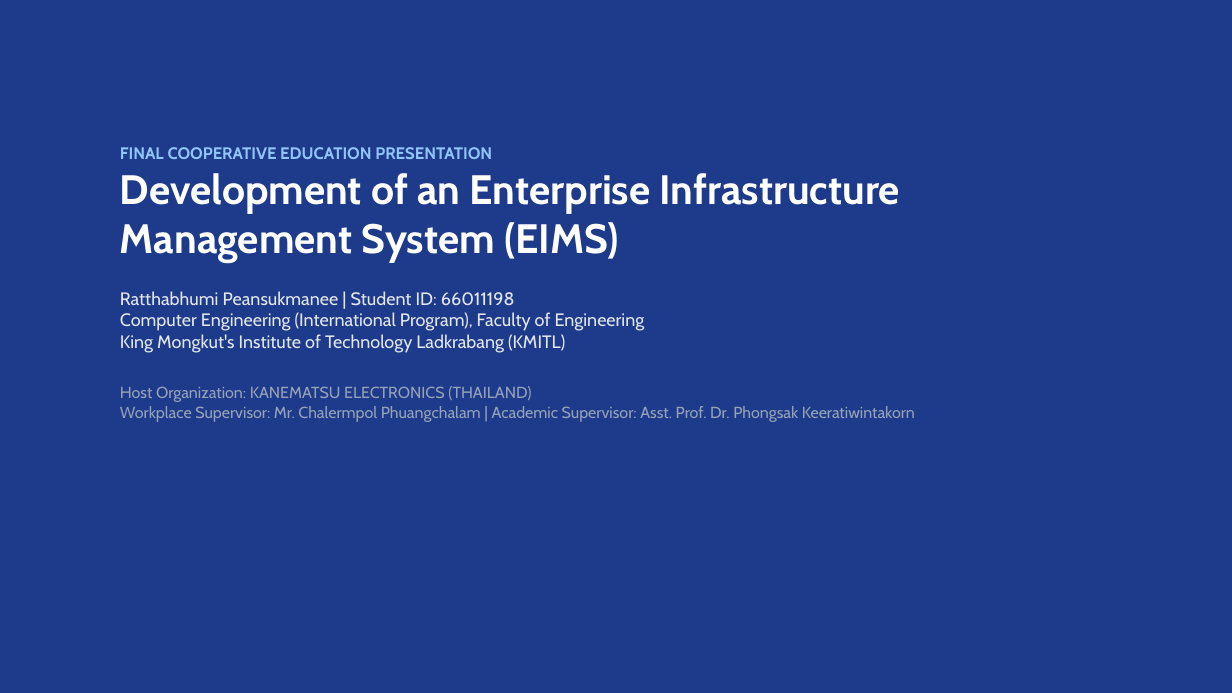
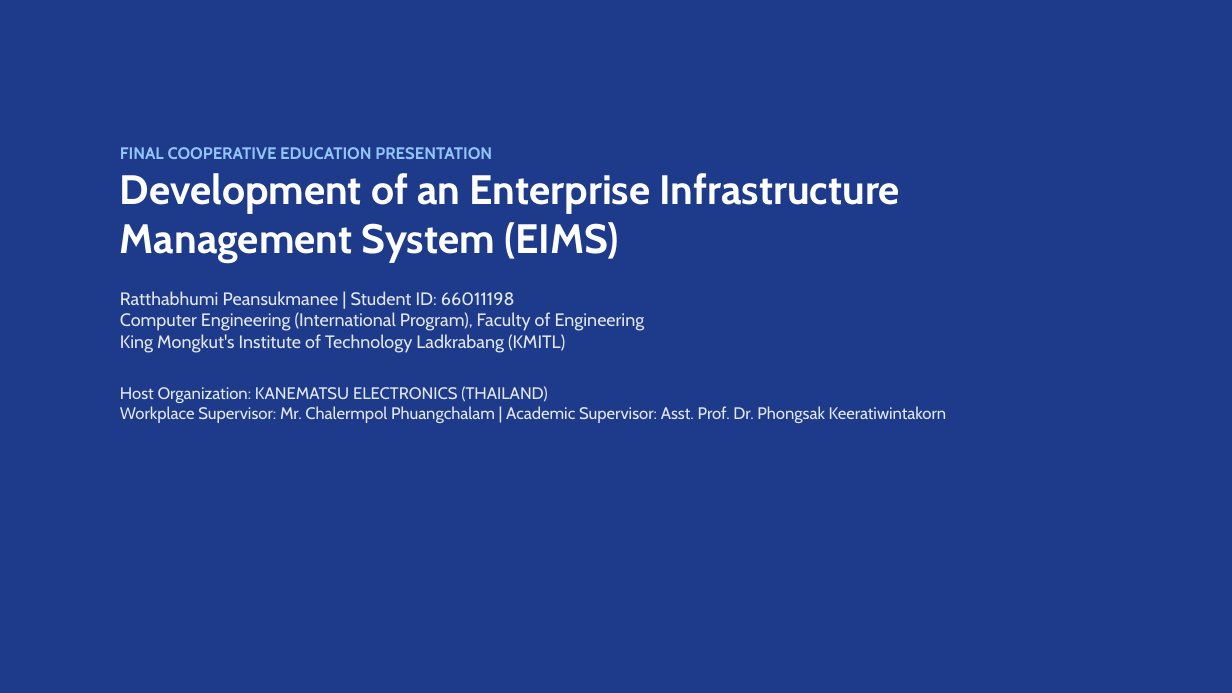
Before and after one commit to Ratthabhumi/EIMS, a slide deck: slide 1 of docs/presentation/EIMS_COOP_PRESENTATION_2026.pptx. Drawn at 1232x693 pixels with LibreOffice and Linux fonts; fonts in the diff are those of the drawing. Boxes give left, top, right and bottom in pixels: in the first picture for what was removed or moved away, otherwise in the second. Text is boxed around its words. In the diff, an @@ line names an element or a change of style, - is before the commit and + after.

```diff
--- a/docs/presentation/EIMS_COOP_PRESENTATION_2026.pptx
+++ b/docs/presentation/EIMS_COOP_PRESENTATION_2026.pptx
@@ text at bbox=[120, 386, 947, 423]: size 12.5 to 13 pt, text colour #94A3B8 to #E2E8F0 in "Host Organization: KANEMATSU ELECTRONICS (THAILAND) Workplac ..." @@
```
Also in this commit, not shown: 14 other slides changed, 16 other files.
